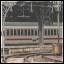
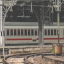
Layers edited between the first and the second 64x64 image:
removed layer "overlay" (was overlay, 50%) over (1, 1, 63, 63)
removed layer "border" over (0, 0, 64, 64)
